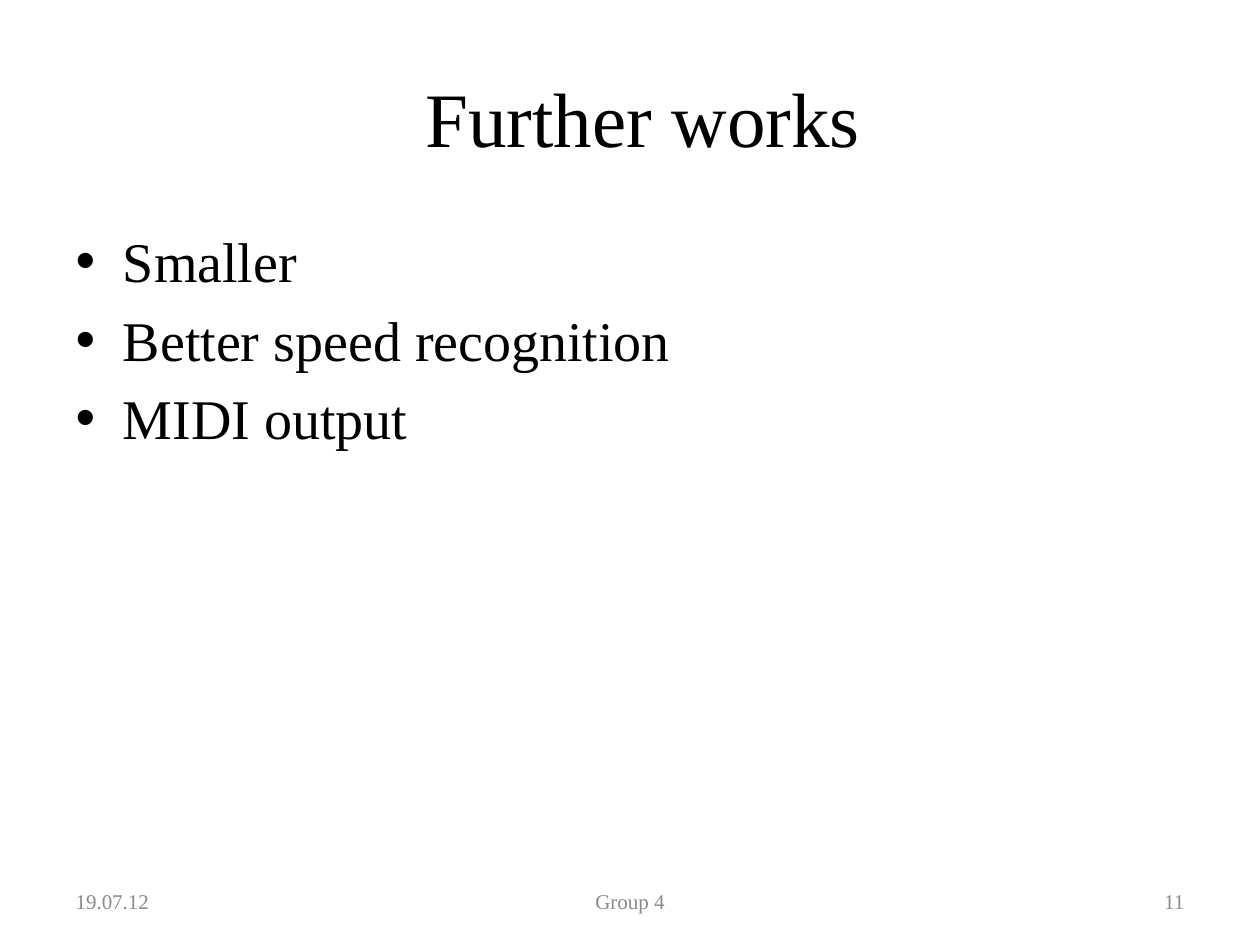
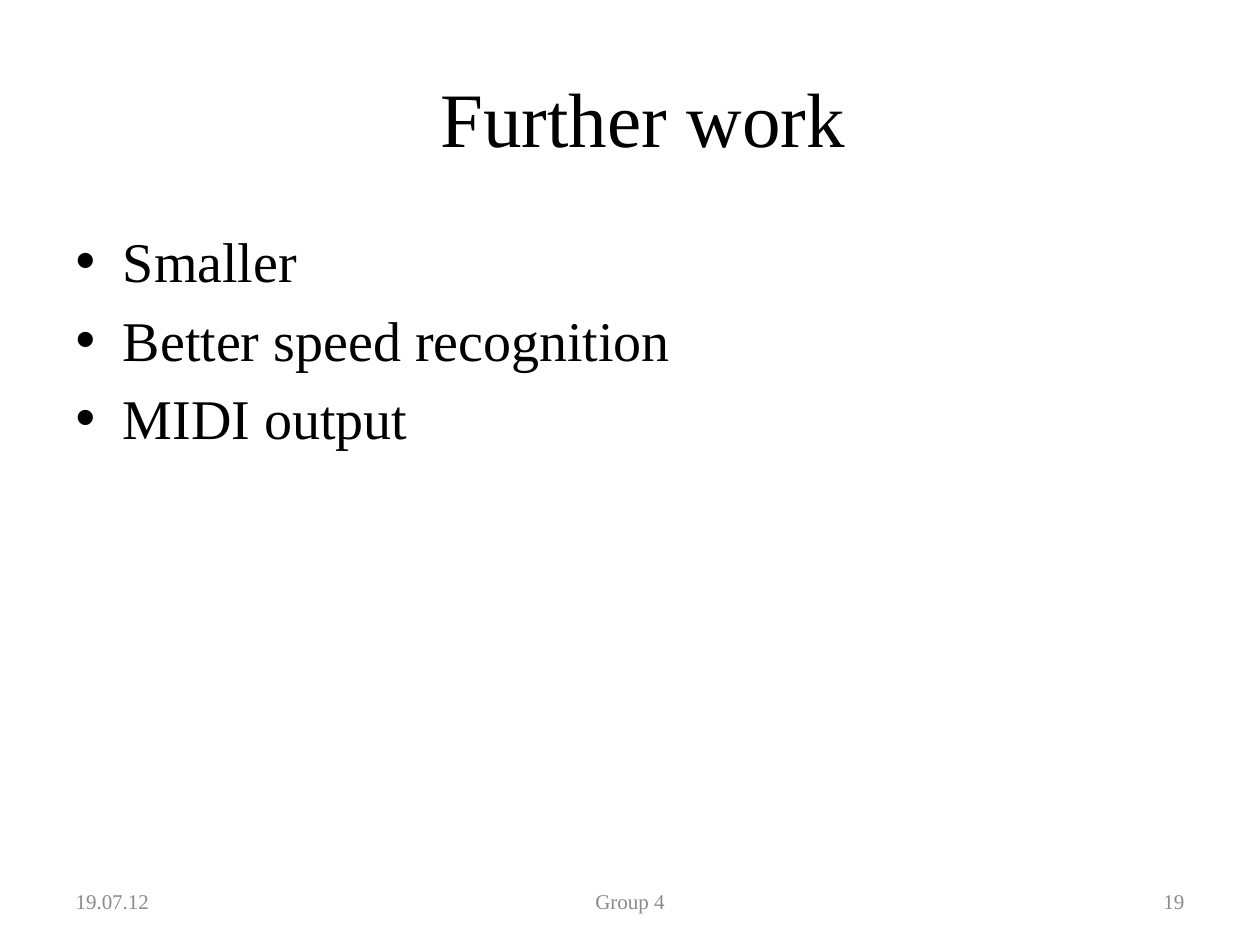
Before and after one commit to zugerisa/2012-Summer-School-Group-4, a slide deck: slide 19 of GlobalSeminarUSA/vortrag/final/final_presentation.pptx (slide 11 before the commit). Drawn at 1260x945 pixels with LibreOffice and Linux fonts; fonts in the diff are those of the drawing; background and template pictures are left out. Boxes give left, top, right and bottom in pixels: in the first picture for what was removed or moved away, otherwise in the second. Text is boxed around its words. In the diff, an @@ line names an element or a change of style, - is before the commit and + after.

```diff
--- a/GlobalSeminarUSA/vortrag/final/final_presentation.pptx
+++ b/GlobalSeminarUSA/vortrag/final/final_presentation.pptx
@@ title at [441, 93, 844, 148]: text changed @@
-Further works
+Further work
@@ page number at [1163, 895, 1184, 909]: text changed @@
-11
+19
```
Also in this commit, not shown: 6 other slides changed, 8 slides added, 1 other file.
